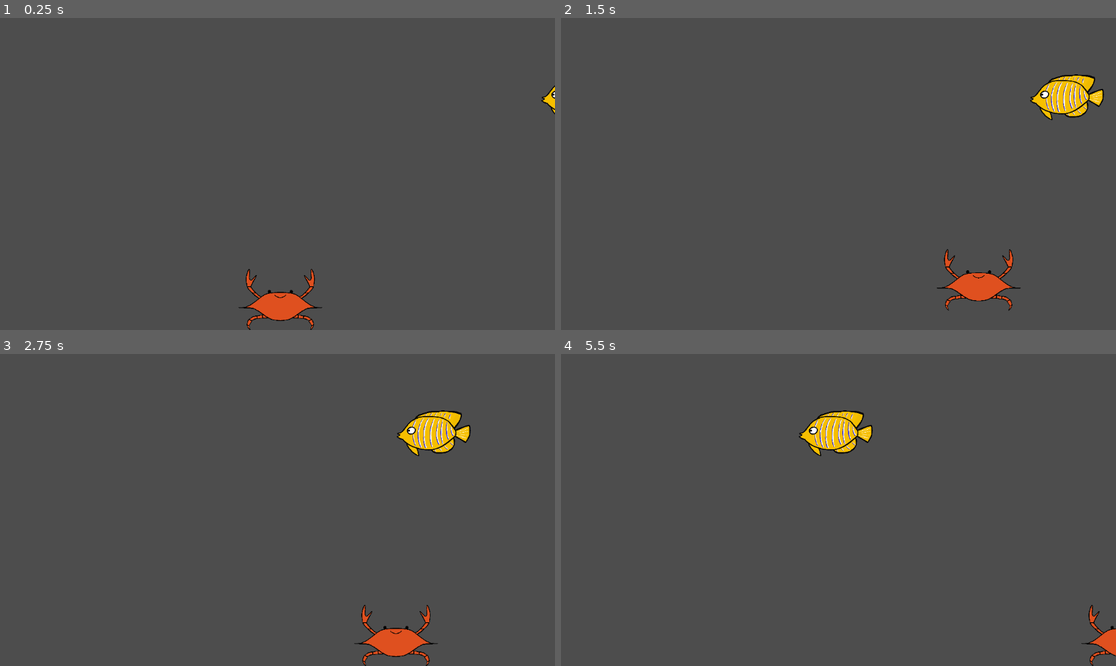
Above: before the commit, frames 1-4 (two rows, left to right).
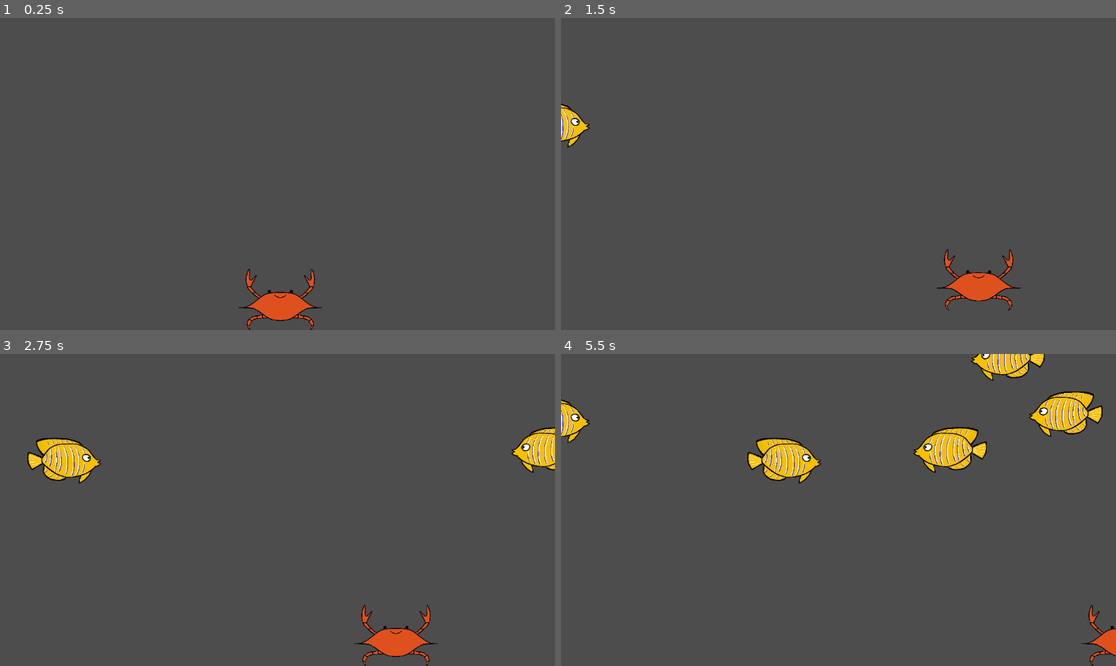
Above: after the commit, the same moments.

Repository: tkindy/crab-grab
Game: Godot game, scene res://scenes/game.tscn
Same seed, same stepped clock (60 frames per second), same inputs: the game is played once before the commit and once after it. The project has no main scene, so this scene is started directly.
Inputs:
- Up to frame 1 (0.25 s): no input
- Up to frame 2 (1.5 s): hold D (move_right) from 0.53 s (still down); tap Space (jump) at 0.77 s
- Up to frame 3 (2.75 s): tap Space (jump) at 1.52 s; release D (move_right) at 2.03 s; hold A (move_left) from 2.03 s (still down)
- Up to frame 4 (5.5 s): release A (move_left) at 2.78 s; hold D (move_right) 2.78-4.28 s; tap Space (jump) at 3.02, 3.77, 4.52 s; hold A (move_left) 4.28-5.03 s; hold D (move_right) from 5.03 s (still down)

The runs differ from the first frame. In frame 1, 0.1% of the frame differs, in the area x 97-100%, y 21-31%; in frame 2, 1.7%; in frame 3, 3.3%; in frame 4, 6.3%, in the area x 0-98%, y 0-42%.

Commit message:
Spawn fish

Diff:
--- a/scenes/fish.gd
+++ b/scenes/fish.gd
@@ -2,6 +2,22 @@
 
 const SPEED = 120
 
+var moving_left: bool
+
+func _ready() -> void:
+  var half_width = $Sprite2D.texture.get_size().x * $Sprite2D.scale.x / 2
+
+  if moving_left:
+    position.x += half_width
+  else:
+    position.x -= half_width
+    scale.x = -1
+
 # Called every frame. 'delta' is the elapsed time since the previous frame.
 func _process(delta: float) -> void:
-  position.x -= SPEED * delta
+  var x_change = SPEED * delta
+
+  if moving_left:
+    position.x -= x_change
+  else:
+    position.x += x_change
--- /dev/null
+++ b/scenes/game.gd
@@ -0,0 +1,31 @@
+extends Node2D
+
+
+const FISH = preload("res://scenes/fish.tscn")
+
+
+# Called when the node enters the scene tree for the first time.
+func _ready() -> void:
+  pass # Replace with function body.
+
+
+# Called every frame. 'delta' is the elapsed time since the previous frame.
+func _process(delta: float) -> void:
+  pass
+
+
+func _on_fish_spawn_timer_timeout() -> void:
+  var new_fish = FISH.instantiate()
+
+  var spawn_side_index = randi() % 2
+  new_fish.moving_left = spawn_side_index == 1
+
+  var spawn_side = [$FishSpawnLeft, $FishSpawnRight][spawn_side_index]
+  var spawn_location: PathFollow2D = spawn_side.get_node("SpawnLocation")
+  spawn_location.progress_ratio = randf()
+
+  var direction = spawn_location.rotation - PI / 2
+
+  new_fish.position = spawn_location.position
+
+  $Fish.add_child(new_fish)
--- a/scenes/game.tscn
+++ b/scenes/game.tscn
@@ -1,11 +1,24 @@
-[gd_scene load_steps=4 format=3 uid="uid://cgiurci8latx4"]
+[gd_scene load_steps=6 format=3 uid="uid://cgiurci8latx4"]
 
 [ext_resource type="PackedScene" uid="uid://d333dqdpbo1ps" path="res://scenes/player.tscn" id="1_8ernn"]
-[ext_resource type="PackedScene" uid="uid://cvayfsdvqsp3k" path="res://scenes/fish.tscn" id="2_8a8fe"]
+[ext_resource type="Script" path="res://scenes/game.gd" id="1_wivhb"]
 
 [sub_resource type="WorldBoundaryShape2D" id="WorldBoundaryShape2D_rp5gu"]
 
+[sub_resource type="Curve2D" id="Curve2D_qps6h"]
+_data = {
+"points": PackedVector2Array(0, 0, 0, 0, 0, 0, 0, 0, 0, 0, 0, 325)
+}
+point_count = 2
+
+[sub_resource type="Curve2D" id="Curve2D_gyhuu"]
+_data = {
+"points": PackedVector2Array(0, 0, 0, 0, 1151, 325, 0, 0, 0, 0, 1151, 0)
+}
+point_count = 2
+
 [node name="Game" type="Node2D"]
+script = ExtResource("1_wivhb")
 
 [node name="Player" parent="." instance=ExtResource("1_8ernn")]
 position = Vector2(582, 648)
@@ -16,5 +29,22 @@
 position = Vector2(582, 649)
 shape = SubResource("WorldBoundaryShape2D_rp5gu")
 
-[node name="Fish" parent="." instance=ExtResource("2_8a8fe")]
-position = Vector2(1230, 165)
+[node name="FishSpawnTimer" type="Timer" parent="."]
+autostart = true
+
+[node name="Fish" type="Node" parent="."]
+
+[node name="FishSpawnLeft" type="Path2D" parent="."]
+curve = SubResource("Curve2D_qps6h")
+
+[node name="SpawnLocation" type="PathFollow2D" parent="FishSpawnLeft"]
+rotation = 1.5708
+
+[node name="FishSpawnRight" type="Path2D" parent="."]
+curve = SubResource("Curve2D_gyhuu")
+
+[node name="SpawnLocation" type="PathFollow2D" parent="FishSpawnRight"]
+position = Vector2(1151, 325)
+rotation = -1.5708
+
+[connection signal="timeout" from="FishSpawnTimer" to="." method="_on_fish_spawn_timer_timeout"]
